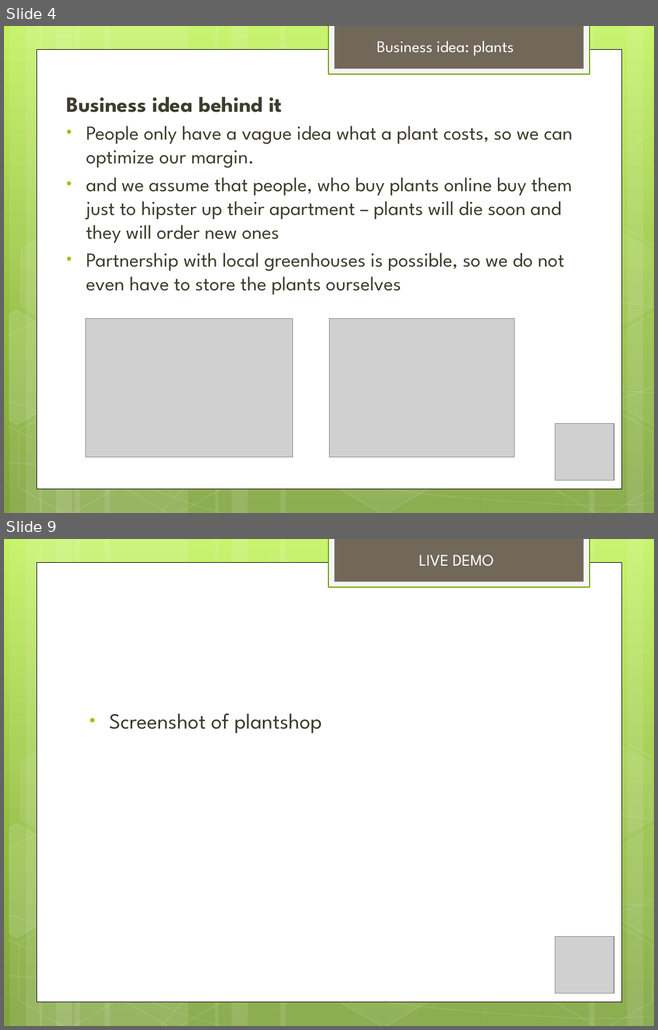
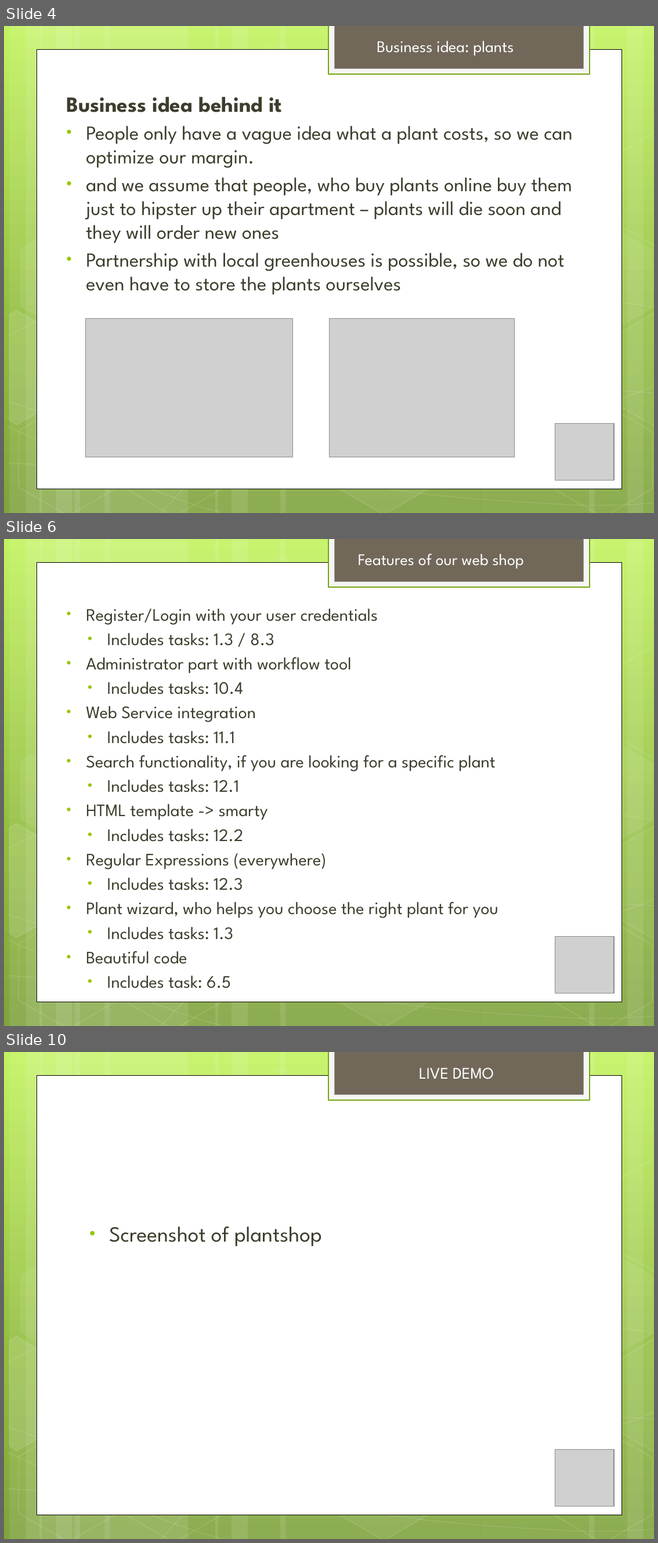
Before and after one commit to ghde/ch.bfh.bti7054.w2014.p.pdz, a slide deck: Plants presentation.pptx. Shown one above the other, each under a label of ours: slides 4 and 9 before the commit, slides 4, 6 and 10 after it; the slides between them are not shown. The pictures are 658x1030 and 658x1543 pixels, drawn with LibreOffice and Linux fonts; fonts in the diff are those of the drawing; grey boxes stand for pictures. Boxes give left, top, right and bottom in pixels: in the first picture for what was removed or moved away, otherwise in the second. Text is boxed around its words. In the diff, an @@ line names an element or a change of style, - is before the commit and + after.

```diff
--- a/Plants presentation.pptx
+++ b/Plants presentation.pptx
@@ slide 6 added at [4, 539, 654, 1026], background gradient #C3F35F to #93BF3F to #81A53E; not listed: 31 template elements that a slide beside it also shows @@
@@ text added at [358, 553, 524, 569], 18 pt, text #FFFFFF @@
+Features of our web shop
@@ text added at [86, 609, 498, 964], 19.4 pt, text #3E3D2D @@
+• Register/Login with your user credentials
+  • Includes tasks: 1.3 / 8.3
+• Administrator part with workflow tool
+  • Includes tasks: 10.4
+• Web Service integration
+  • Includes tasks: 11.1
+• Search functionality, if you are looking for a specific plant
+  • Includes tasks: 12.1
+• HTML template -> smarty
+  • Includes tasks: 12.2
+• Regular Expressions (everywhere)
+  • Includes tasks: 12.3
+• Plant wizard, who helps you choose the right plant for you
+  • Includes tasks: 1.3
+• Beautiful code
+  • Includes task: 6.5
@@ picture added at [555, 936, 614, 994] @@
@@ what was slide 9 is now slide 10 @@
```
Also in this commit, not shown: 4 slides changed.
